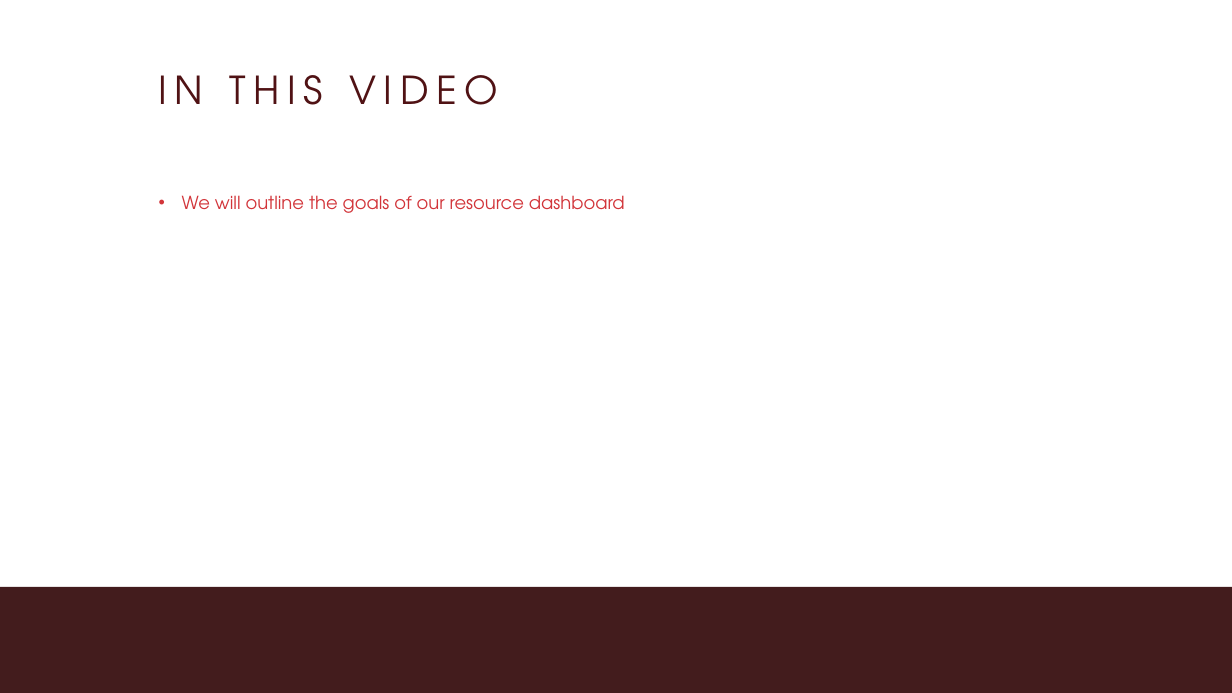
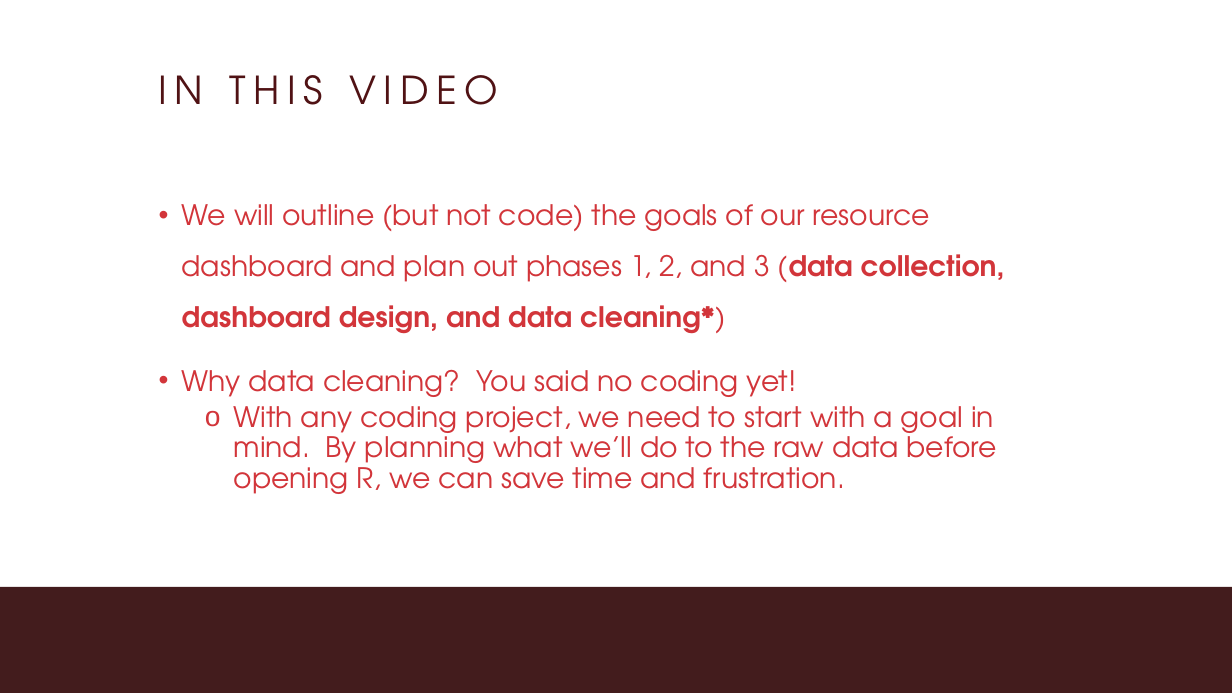
Before and after one commit to MariaElise-T/MH_Dashboard_Tutorial, a slide deck: slide 3 of Formatted Slides/Module0_Video2.pptx. Drawn at 1232x693 pixels with LibreOffice and Linux fonts; fonts in the diff are those of the drawing; background and template pictures are left out. Boxes give left, top, right and bottom in pixels: in the first picture for what was removed or moved away, otherwise in the second. Text is boxed around its words. In the diff, an @@ line names an element or a change of style, - is before the commit and + after.

```diff
--- a/Formatted Slides/Module0_Video2.pptx
+++ b/Formatted Slides/Module0_Video2.pptx
@@ text at (x1=182, y1=204, x2=1005, y2=494): text changed; size 28 to 44 pt @@
-• We will outline the goals of our resource dashboard
+• We will outline (but not code) the goals of our resource dashboard and plan out phases 1, 2, and 3 (data collection, dashboard design, and data cleaning*)
+• Why data cleaning? You said no coding yet!
+  o With any coding project, we need to start with a goal in mind. By planning what we’ll do to the raw data before opening R, we can save time and frustration.
```
Also in this commit, not shown: 1 other slide changed, 6 slides added, 13 other files.
